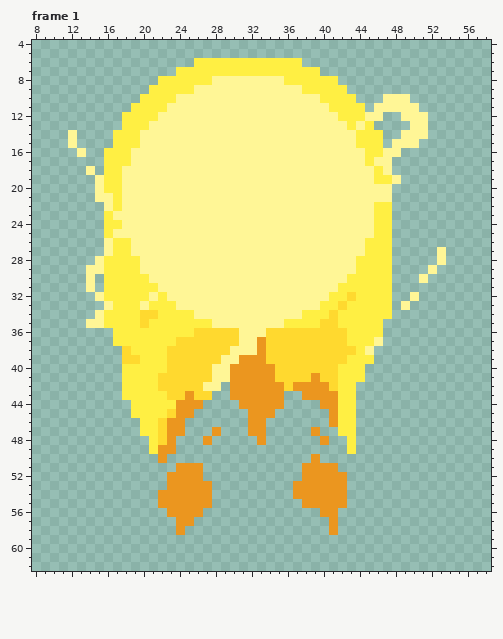
Edited in one commit: pixel-art file (Space Invaders/Sprites/ChargedRay1.aseprite). The picture above is the old version.
64x64 pixels, 4 frames. Colours within 5 levels of each other are drawn and written as one. Shown: frame 1: x 8..58, y 4..62. The commit also changed other frames, which this record leaves out.
The same view after the edit:
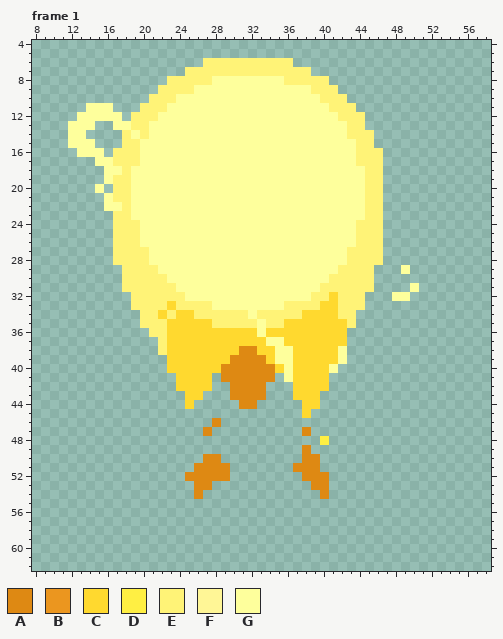
Palette (. is transparent): A #de8913  B #eb961f  C #ffd92f  D #ffef43  E #fff377  F #fff696  G #feff9c
Author's note on the commit: charged bullet behaviour implemented
What changed:
layer "Layer 2" added
--- frame 1, layers "Layer 2", "Layer 1"
@@ x 8..58 @@
  5 ...................................................
- 6 ..................DDDDDDDDDDDD.....................
- 7 ................DDDDDDDDDDDDDDDD...................
- 8 ..............DDDDDDFFFFFFFFDDDDDD.................
- 9 .............DDDDDFFFFFFFFFFFFDDDDD................
-10 ............DDDDFFFFFFFFFFFFFFFFDDDD...FFF.........
-11 ...........DDDDFFFFFFFFFFFFFFFFFFDDDD.FFFFF........
-12 ..........DDDDFFFFFFFFFFFFFFFFFFFFDDDFF..FFF.......
-13 ..........DDDFFFFFFFFFFFFFFFFFFFFFFDFD....FF.......
-14 ....F....DDDFFFFFFFFFFFFFFFFFFFFFFFFDDD..FFF.......
-15 ....F....DDDFFFFFFFFFFFFFFFFFFFFFFFFDDD.FFF........
-16 .....F..DDDFFFFFFFFFFFFFFFFFFFFFFFFFFDDFF..........
-17 ........DDDFFFFFFFFFFFFFFFFFFFFFFFFFFDFF...........
-18 ......F.DDFFFFFFFFFFFFFFFFFFFFFFFFFFFFDF...........
-19 .......FDDFFFFFFFFFFFFFFFFFFFFFFFFFFFFDDF..........
-20 .......FDDFFFFFFFFFFFFFFFFFFFFFFFFFFFFFF...........
-21 .......FFDFFFFFFFFFFFFFFFFFFFFFFFFFFFFFF...........
-22 ........FDFFFFFFFFFFFFFFFFFFFFFFFFFFFFDD...........
-23 ........DFFFFFFFFFFFFFFFFFFFFFFFFFFFFFDD...........
-24 ........DDFFFFFFFFFFFFFFFFFFFFFFFFFFFFDD...........
-25 ........DFFFFFFFFFFFFFFFFFFFFFFFFFFFFFDD...........
-26 ........FDDFFFFFFFFFFFFFFFFFFFFFFFFFFDDD...........
-27 ........FDDFFFFFFFFFFFFFFFFFFFFFFFFFFDDD.....F.....
-28 .......FDDDDFFFFFFFFFFFFFFFFFFFFFFFFDDDD.....F.....
-29 ......FFDDDDFFFFFFFFFFFFFFFFFFFFFFFFDDDD....F......
-30 ......F.DDDDDFFFFFFFFFFFFFFFFFFFFFFDDDDD...F.......
-31 ......F.DDDDDDFFFFFFFFFFFFFFFFFFFFDDDDDD...........
-32 .......FDDDDDFDFFFFFFFFFFFFFFFFFFDDCDDDD..F........
-33 ........FDDDFDDDFFFFFFFFFFFFFFFFDDCDDDDD.F.........
-34 .......FDDDDCCDDDDFFFFFFFFFFFFDDDCDDDDDD...........
-35 ......FFDDDDCDDDDDDDFFFFFFFFDDDDCCDDDDD............
-36 .........DDDDDDDDDCCCCCFFFCCCCCCCCCDDDD............
-37 .........DDDDDDDCCCCCCCFFBCCCCCCCCCDDDF............
-38 ..........CDDDDCCCCCCCFFFBCCCCCCCCCCDF.............
-39 ..........CCDDDCCCCCCFFBBBCCCCCCCCCDDD.............
-40 ..........DDDDDCCCCCFFBBBBBCCCCCCCDDD..............
-41 ..........DDDDCCCCCCFFBBBBBCCCCBCCDDD..............
-42 ..........DDDDCCCCCFF.BBBBBBCBBBBCDD...............
-43 ..........DDDDDCCBCC..BBBBBB..BBBBDD...............
-44 ...........DDDDDBBB....BBBBB....BBDD...............
-45 ...........DDDDCBB......BBB......BDD...............
-46 ............DDCBB.......BB.......BDD...............
-47 ............DDCBB...B...BB.....B..DD...............
-48 .............DCB...B.....B......B..D...............
-49 .............DBB...................D...............
-50 ..............B................B...................
-51 ................BBB...........BBBB.................
-52 ...............BBBB...........BBBBB................
-53 ...............BBBBB.........BBBBBB................
-54 ..............BBBBBB.........BBBBBB................
-55 ..............BBBBBB..........BBBBB................
-56 ...............BBBB.............BB.................
-57 ................BB...............B.................
-58 ................B................B.................
+ 6 ...................EEEEEEEEEE......................
+ 7 .................EEEEEEEEEEEEEE....................
+ 8 ...............EEEEEGGGGGGGGEEEEE..................
+ 9 ..............EEEEGGGGGGGGGGGGGEEE.................
+10 .............EEEGGGGGGGGGGGGGGGGEEE................
+11 ......GGG...EEEGGGGGGGGGGGGGGGGGGEEE...............
+12 .....GGGGG.EEEGGGGGGGGGGGGGGGGGGGGEEE..............
+13 ....GGG..GGEEGGGGGGGGGGGGGGGGGGGGGGEE..............
+14 ....GG....EGEGGGGGGGGGGGGGGGGGGGGGGEEE.............
+15 ....GGG...EEGGGGGGGGGGGGGGGGGGGGGGGGEE.............
+16 .....GGG.EEEGGGGGGGGGGGGGGGGGGGGGGGGEEE............
+17 .......GGEEEGGGGGGGGGGGGGGGGGGGGGGGGEEE............
+18 ........GGEGGGGGGGGGGGGGGGGGGGGGGGGGGEE............
+19 ........GEEGGGGGGGGGGGGGGGGGGGGGGGGGGEE............
+20 .......G.EEGGGGGGGGGGGGGGGGGGGGGGGGGGEE............
+21 ........GEEGGGGGGGGGGGGGGGGGGGGGGGGGGEE............
+22 ........GGEGGGGGGGGGGGGGGGGGGGGGGGGGGEE............
+23 .........EEGGGGGGGGGGGGGGGGGGGGGGGGGGEE............
+24 .........EEEGGGGGGGGGGGGGGGGGGGGGGGGEEE............
+25 .........EEEGGGGGGGGGGGGGGGGGGGGGGGGEEE............
+26 .........EEEGGGGGGGGGGGGGGGGGGGGGGGGEEE............
+27 .........EEEEGGGGGGGGGGGGGGGGGGGGGGEEEE............
+28 .........EEEEGGGGGGGGGGGGGGGGGGGGGGEEEE............
+29 ..........EEEEGGGGGGGGGGGGGGGGGGGGEEEE...G.........
+30 ..........EEEEEGGGGGGGGGGGGGGGGGGEEEEE.............
+31 ..........EEEEEEGGGGGGGGGGGGGGGGEEEEEE....G........
+32 ...........EEEEEEGGGGGGGGGGGGGGEECEEE...GG.........
+33 ...........EEEECEEEEGGGGGGGGEEEECCEEE..............
+34 ............EECECCEEEEEEGEEEEECCCCEE...............
+35 ............EEECCCCCEEEEEGEECCCCCCCE...............
+36 .............EECCCCCCCCCCGCCCCCCCCC................
+37 ..............ECCCCCCCCCCCGGCCCCCCC................
+38 ..............ECCCCCCCCAACCGGCCCCCG................
+39 ...............CCCCCCCAAAACGGCCCCCG................
+40 ...............CCCCCCAAAAAACGCCCCG.................
+41 ................CCCC.AAAAAA.GCCCC..................
+42 ................CCCC..AAAA...CCCC..................
+43 .................CC...AAAA...CCC...................
+44 .................C.....AA.....CC...................
+45 ..............................C....................
+46 ....................A..............................
+47 ...................A..........A....................
+48 ................................D..................
+49 ..............................A....................
+50 ...................AA.........AA...................
+51 ..................AAAA.......AAA...................
+52 .................AAAAA........AAA..................
+53 ..................AA...........AA..................
+54 ..................A.............A..................
+55 ...................................................
+56 ...................................................
+57 ...................................................
+58 ...................................................
 59 ...................................................
